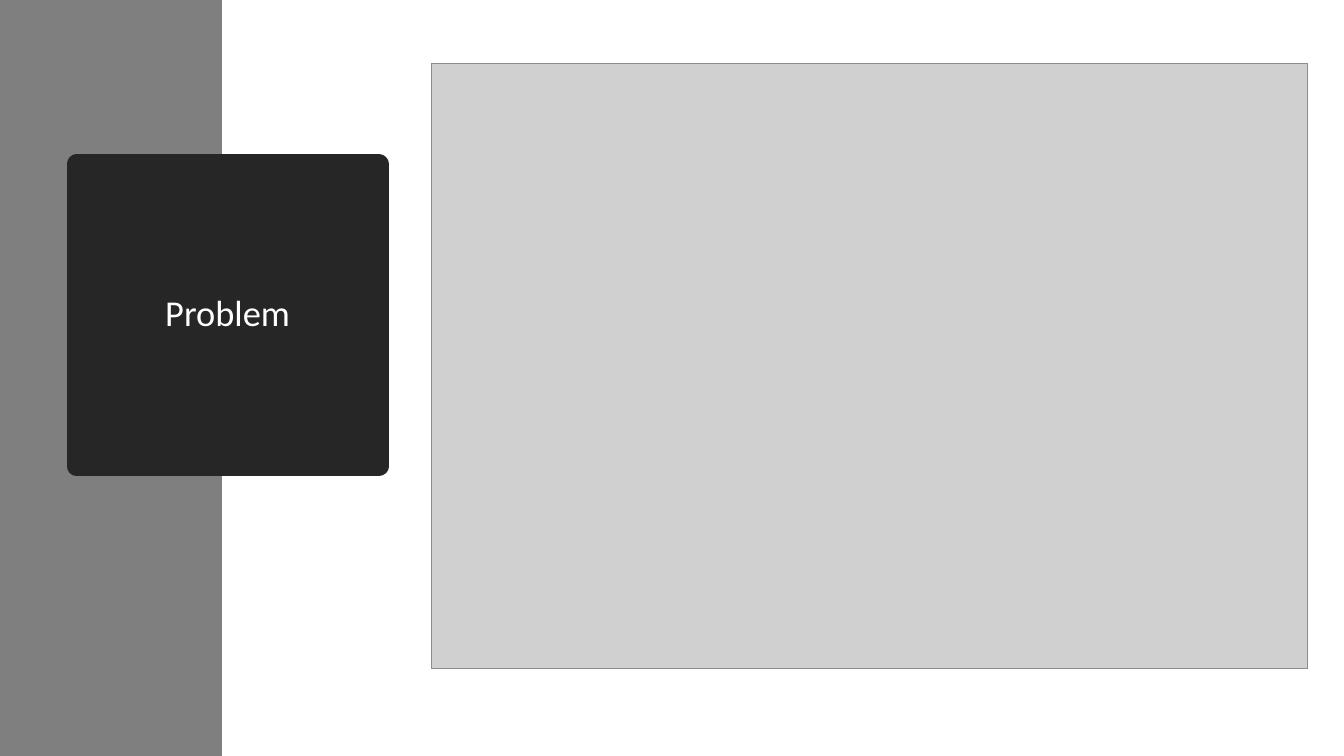
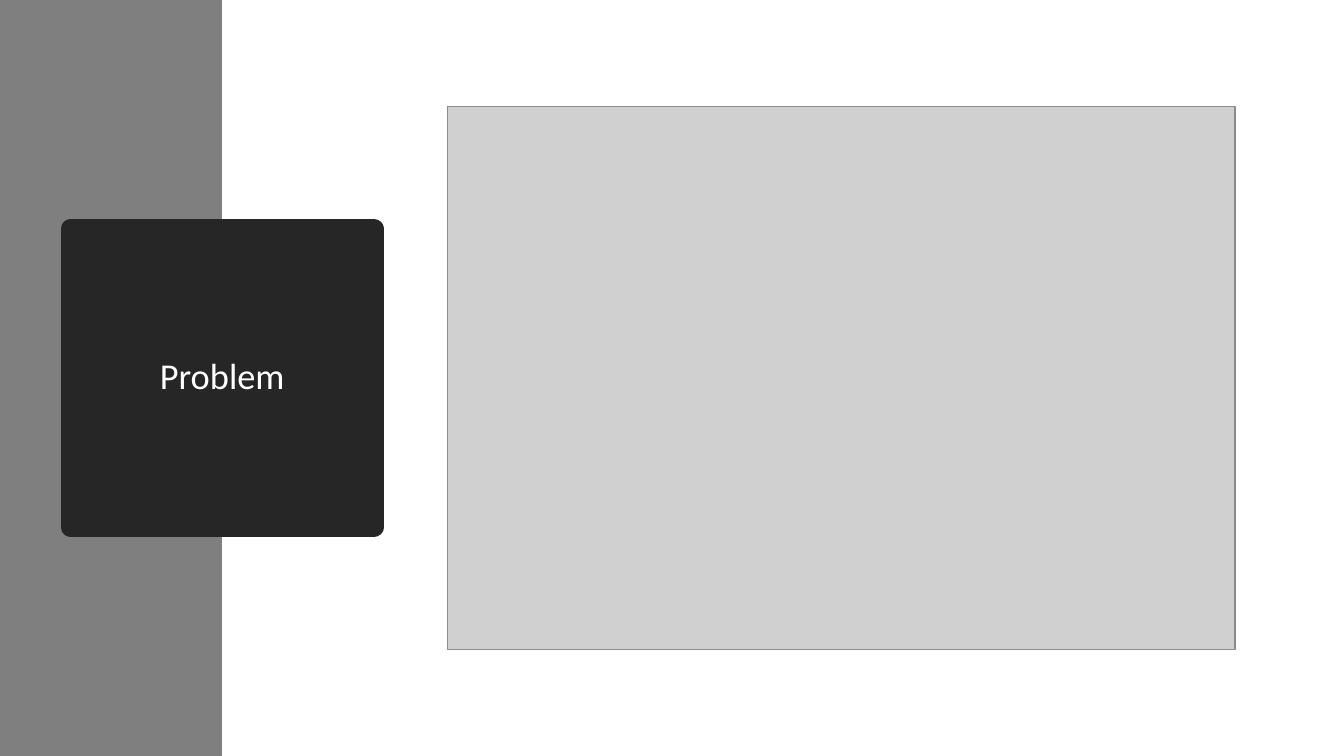
Before and after one commit to schmt5/record-linkage-getPairs, a slide deck: slide 14 of RLgetPairs.pptx (slide 12 before the commit). Drawn at 1344x756 pixels with LibreOffice and Linux fonts; fonts in the diff are those of the drawing; grey boxes stand for pictures. Boxes give left, top, right and bottom in pixels: in the first picture for what was removed or moved away, otherwise in the second. Text is boxed around its words. In the diff, an @@ line names an element or a change of style, - is before the commit and + after.

```diff
--- a/RLgetPairs.pptx
+++ b/RLgetPairs.pptx
@@ picture: place and size @@
-picture at bbox=[432, 64, 1308, 668]
+picture at bbox=[448, 106, 1235, 649]
@@ title "Problem": place and size @@
-title "Problem" at bbox=[77, 164, 379, 467]
+title "Problem" at bbox=[71, 229, 374, 527]
```
Also in this commit, not shown: 3 other slides changed, 3 slides added, 1 slide removed, 1 other file.
